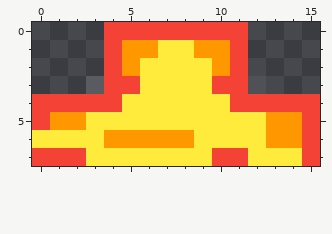
Pixel-art sprite -- assets/rocket.png. The first picture shows the starting point.
The file is 16x8 pixels. Pixels under 10% opacity are left out.
Once edited:
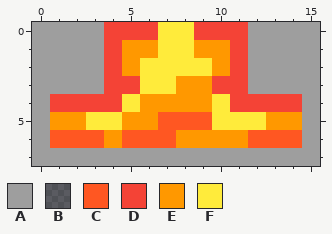
Palette (. is transparent): A #9e9e9e  B #ffffff1b  C #ff5722  D #f44336  E #ff9800  F #ffeb3b
From old to new:
The author put colour A in rows 0 to 2 at x 0 to 3 and 12 to 15; in row 3 at x 0 to 2 and 13 to 15.
Colour B becomes colour A in row 3 at x 3 and 12.
Colour D becomes colour A in rows 4 to 5 at x 0 and 15; in row 6 at x 15; in row 7 at x 0 to 2, 10 to 11 and 15.
Colour F becomes colour A in row 6 at x 0; in row 7 at x 3 to 9 and 12 to 14.
Colour E becomes colour C in row 6 at x 5 to 7 and 13 to 14.
Colour F becomes colour C in row 5 at x 7 to 9; in row 6 at x 1 to 3 and 12.
Colour F becomes colour E in row 3 at x 8 to 9; in row 4 at x 6 to 9; in row 5 at x 5 to 6; in row 6 at x 9 to 11.
Colour D becomes colour F in row 0 at x 7 to 8.
